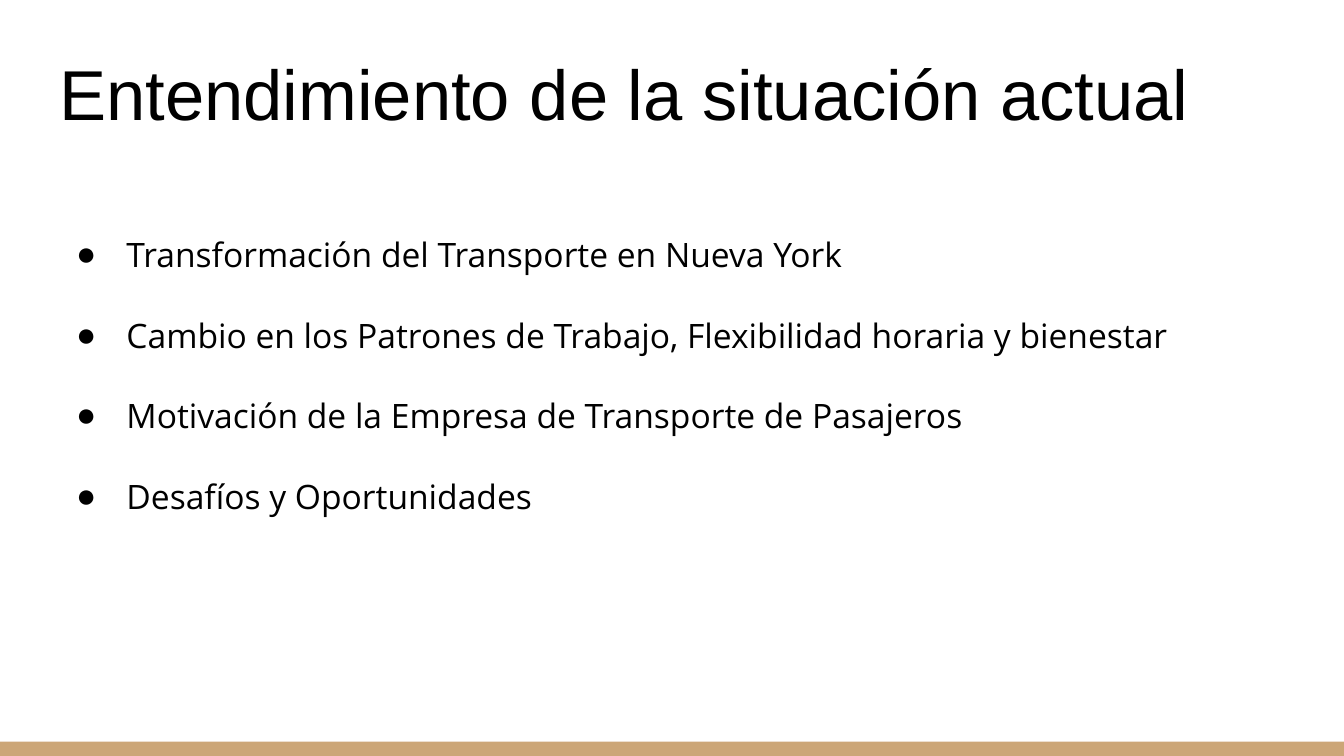
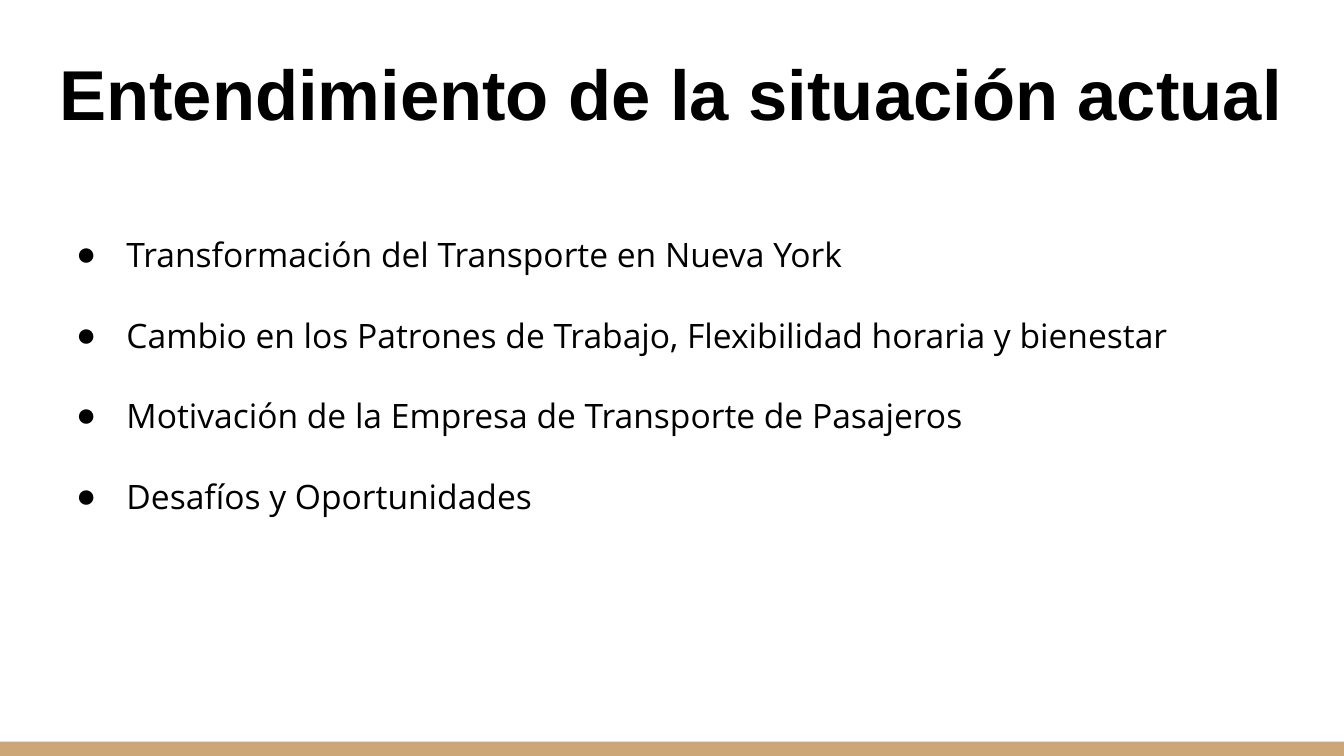
Before and after one commit to Chinaskidev/Dataminds-Consulting, a slide deck: slide 2 of Documentacion/Sprint_1/Demo_Sprint_1.pptx. Drawn at 1344x756 pixels with LibreOffice and Linux fonts; fonts in the diff are those of the drawing. Boxes give left, top, right and bottom in pixels: in the first picture for what was removed or moved away, otherwise in the second. Text is boxed around its words. In the diff, an @@ line names an element or a change of style, - is before the commit and + after.

```diff
--- a/Documentacion/Sprint_1/Demo_Sprint_1.pptx
+++ b/Documentacion/Sprint_1/Demo_Sprint_1.pptx
@@ title "Entendimiento de la situación actual" at box(59, 68, 1282, 121): bold on @@
```
Also in this commit, not shown: 8 other slides changed, 2 slides added, 5 slides removed, 2 other files.
